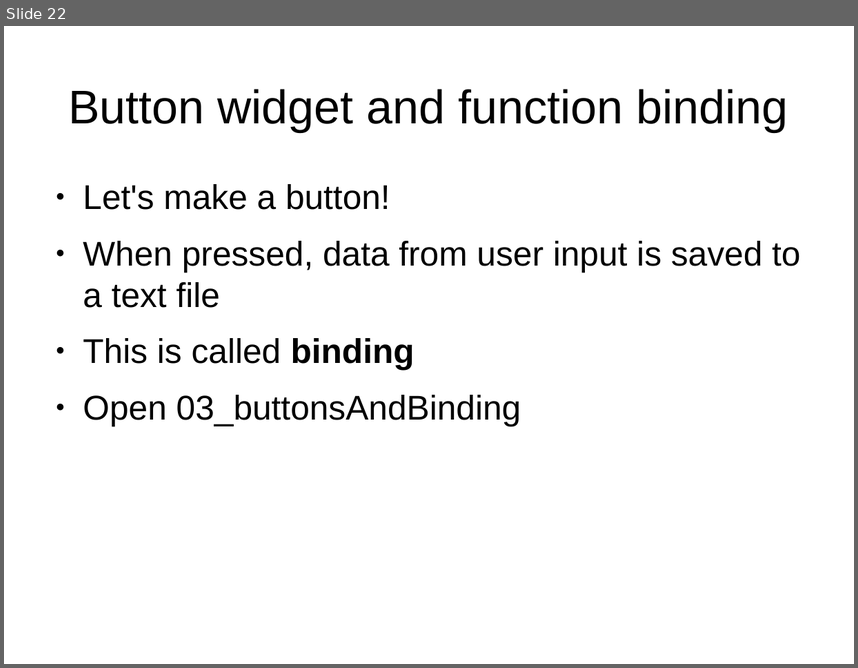
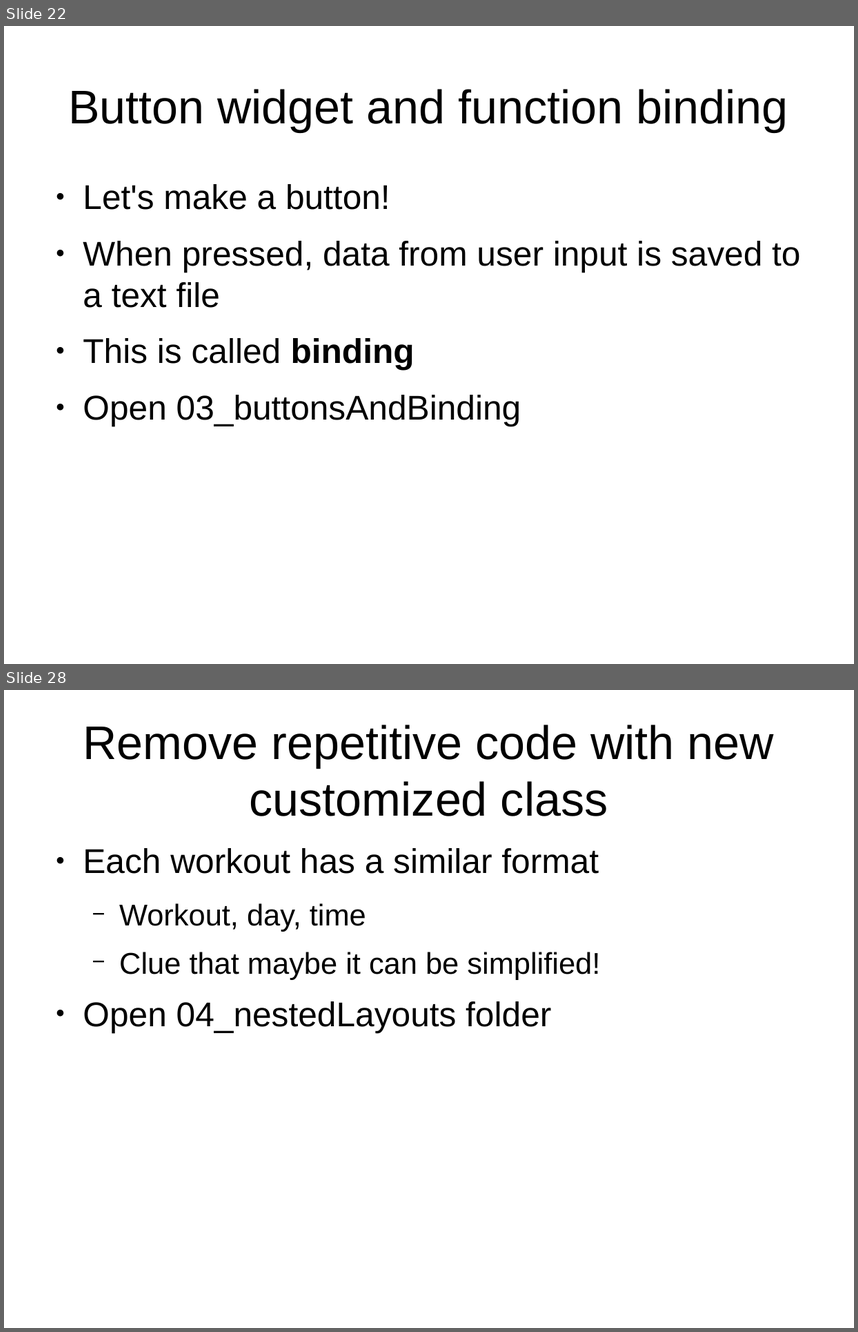
Before and after one commit to adasilva/intro_kivy, a slide deck: intro_kivy.odp. Shown one above the other, each under a label of ours: slide 22 before the commit, slides 22 and 28 after it; the slides between them are not shown. The pictures are 858x668 and 858x1332 pixels, drawn with LibreOffice and Linux fonts; fonts in the diff are those of the drawing. Boxes give left, top, right and bottom in pixels: in the first picture for what was removed or moved away, otherwise in the second. Text is boxed around its words. In the diff, an @@ line names an element or a change of style, - is before the commit and + after.

```diff
--- a/intro_kivy.odp
+++ b/intro_kivy.odp
@@ slide 28 added at [4, 690, 854, 1328], background #FFFFFF @@
@@ title added at [83, 724, 774, 816], 44 pt, text #000000 @@
+Remove repetitive code with new customized class
@@ text added at [83, 848, 600, 1032], 32 pt, text #000000 @@
+● Each workout has a similar format
+  − Workout, day, time
+  − Clue that maybe it can be simplified!
+● Open 04_nestedLayouts folder
```
Also in this commit, not shown: 5 other slides added, 3 other files.
